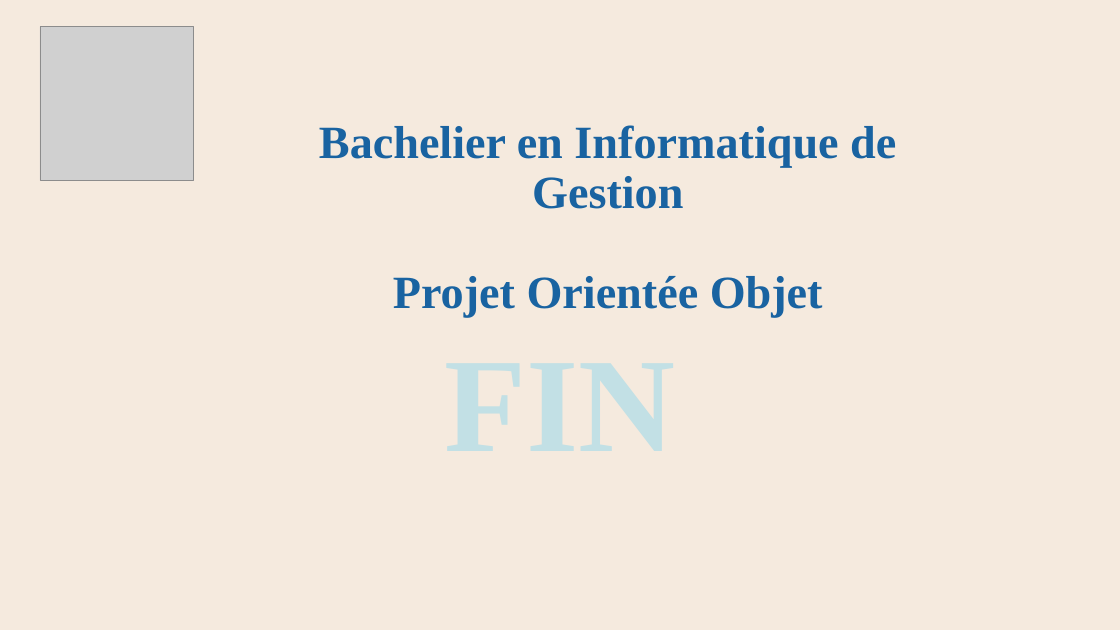
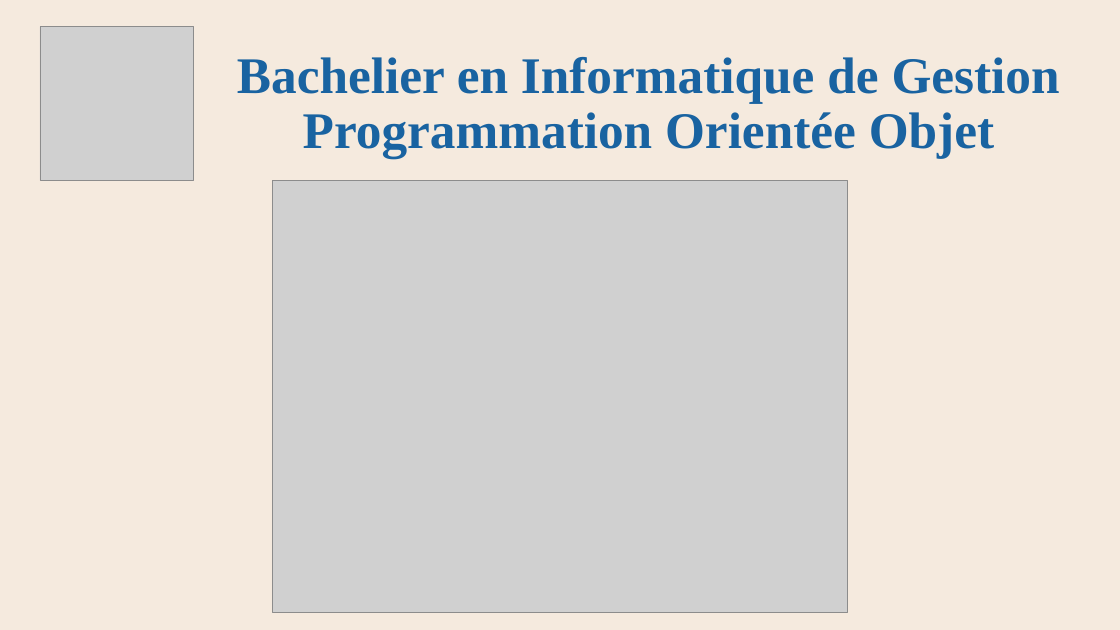
Before and after one commit to AlainWafflard/4IPO3, a slide deck: slide 77 of 17-POO-design-pattern/syllabus_17.pptx (slide 72 before the commit). Drawn at 1120x630 pixels with LibreOffice and Linux fonts; fonts in the diff are those of the drawing; grey boxes stand for pictures; background and template pictures are left out. Boxes give left, top, right and bottom in pixels: in the first picture for what was removed or moved away, otherwise in the second. Text is boxed around its words. In the diff, an @@ line names an element or a change of style, - is before the commit and + after.

```diff
--- a/17-POO-design-pattern/syllabus_17.pptx
+++ b/17-POO-design-pattern/syllabus_17.pptx
@@ title at (237,57,1060,159): text changed; size 39.6 to 44 pt @@
-Bachelier en Informatique de Gestion
-Projet Orientée Objet
+Bachelier en Informatique de Gestion
+Programmation Orientée Objet
@@ picture added at (272,181,848,613) @@
@@ subtitle removed at (140,331,981,483) @@
-FIN
```
Also in this commit, not shown: 3 other slides changed, 6 slides added, 1 slide removed, 3 other files.
